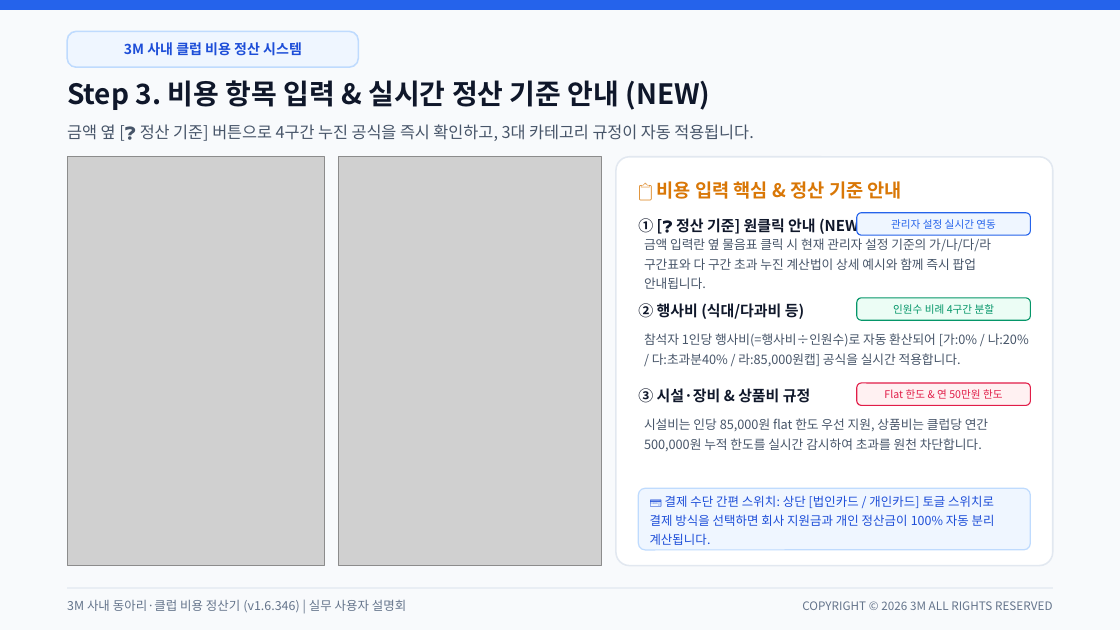
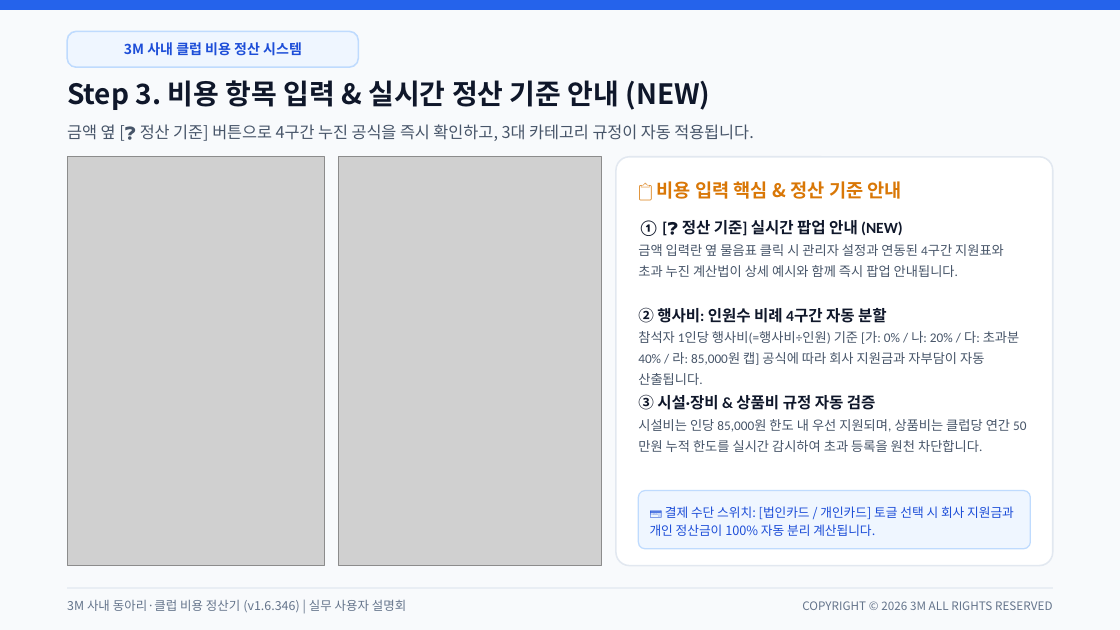
Before and after one commit to gochujangs33-dot/Club-expense, a slide deck: slide 5 of 3M_사내_클럽_비용_정산_시스템_사용_설명회.pptx. Drawn at 1120x630 pixels with LibreOffice and Linux fonts; fonts in the diff are those of the drawing; grey boxes stand for pictures. Boxes give left, top, right and bottom in pixels: in the first picture for what was removed or moved away, otherwise in the second. Text is boxed around its words. In the diff, an @@ line names an element or a change of style, - is before the commit and + after.

```diff
--- a/3M_사내_클럽_비용_정산_시스템_사용_설명회.pptx
+++ b/3M_사내_클럽_비용_정산_시스템_사용_설명회.pptx
@@ text at (638,220,1004,277): text changed; size 8.2 to 8.5 pt; font Noto Sans CJK KR to Calibri @@
-금액 입력란 옆 물음표 클릭 시 현재 관리자 설정 기준의 가/나/다/라 구간표와 다 구간 초과 누진 계산법이 상세 예시와 함께 즉시 팝업 안내됩니다.
+① [❓ 정산 기준] 실시간 팝업 안내 (NEW)
+금액 입력란 옆 물음표 클릭 시 관리자 설정과 연동된 4구간 지원표와 초과 누진 계산법이 상세 예시와 함께 즉시 팝업 안내됩니다.
@@ text removed at (638,216,864,236) @@
-① [❓ 정산 기준] 원클릭 안내 (NEW)
@@ rounded rectangle removed at (857,213,1030,235) @@
@@ text removed at (891,219,996,229) @@
-관리자 설정 실시간 연동
@@ rounded rectangle removed at (857,298,1030,320) @@
@@ vertical alignment middle to top in 3 elements at (638,394,1010,452), (638,220,1004,277), (638,307,1020,385) @@
@@ text at (638,307,1020,385): text changed; size 8.2 to 8.5 pt; font Noto Sans CJK KR to Calibri @@
-참석자 1인당 행사비(=행사비÷인원수)로 자동 환산되어 [가:0% / 나:20% / 다:초과분40% / 라:85,000원캡] 공식을 실시간 적용합니다.
+② 행사비: 인원수 비례 4구간 자동 분할
+참석자 1인당 행사비(=행사비÷인원) 기준 [가: 0% / 나: 20% / 다: 초과분 40% / 라: 85,000원 캡] 공식에 따라 회사 지원금과 자부담이 자동 산출됩니다.
@@ text removed at (638,303,804,319) @@
-② 행사비 (식대/다과비 등)
@@ text removed at (893,304,995,314) @@
-인원수 비례 4구간 분할
@@ text removed at (638,388,811,403) @@
-③ 시설·장비 & 상품비 규정
@@ rounded rectangle removed at (857,383,1030,405) @@
@@ text removed at (884,389,1003,399) @@
-Flat 한도 & 연 50만원 한도
@@ text at (638,394,1010,452): text changed; size 8.2 to 8.5 pt; font Noto Sans CJK KR to Calibri @@
-시설비는 인당 85,000원 flat 한도 우선 지원, 상품비는 클럽당 연간 500,000원 누적 한도를 실시간 감시하여 초과를 원천 차단합니다.
+③ 시설·장비 & 상품비 규정 자동 검증
+시설비는 인당 85,000원 한도 내 우선 지원되며, 상품비는 클럽당 연간 50만원 누적 한도를 실시간 감시하여 초과 등록을 원천 차단합니다.
@@ rounded rectangle at (638,491,1030,549): proportions changed @@
@@ text at (650,506,1014,536): text changed; size 8 to 8.2 pt @@
-💳 결제 수단 간편 스위치: 상단 [법인카드 / 개인카드] 토글 스위치로 결제 방식을 선택하면 회사 지원금과 개인 정산금이 100% 자동 분리 계산됩니다.
+💳 결제 수단 스위치: [법인카드 / 개인카드] 토글 선택 시 회사 지원금과 개인 정산금이 100% 자동 분리 계산됩니다.
```
Also in this commit, not shown: 9 other slides changed, 1 other file.
